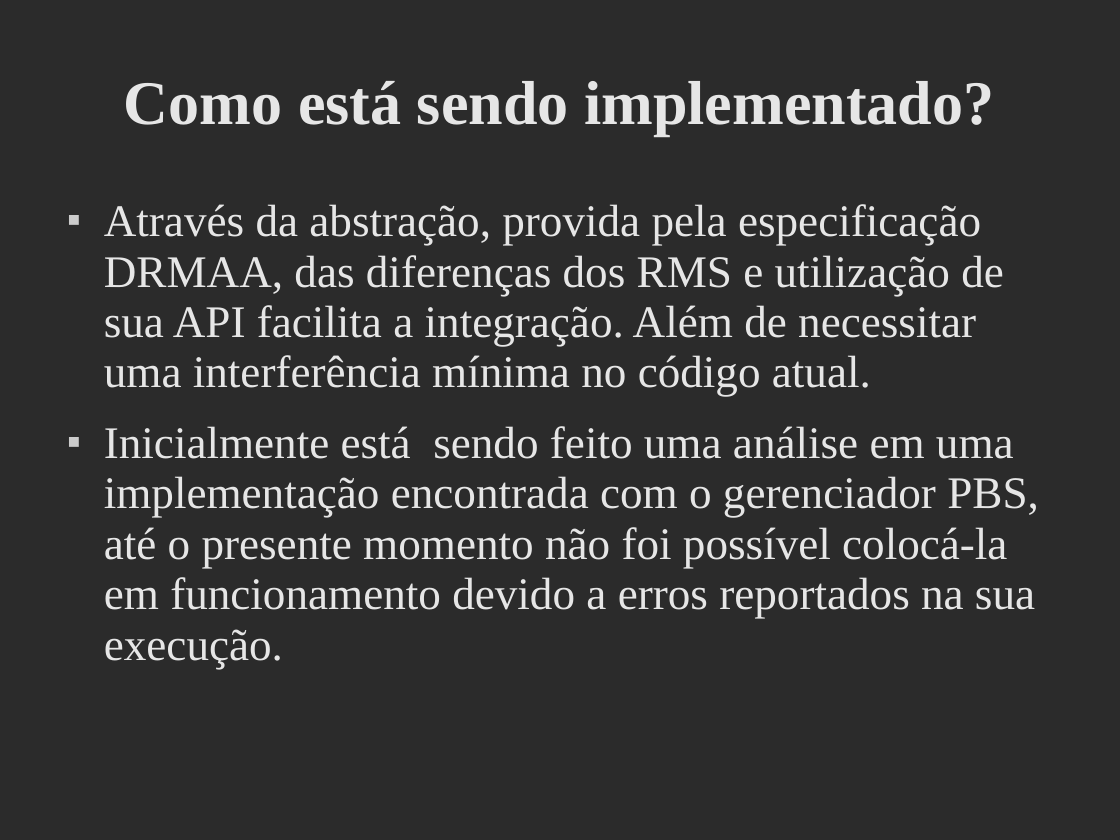
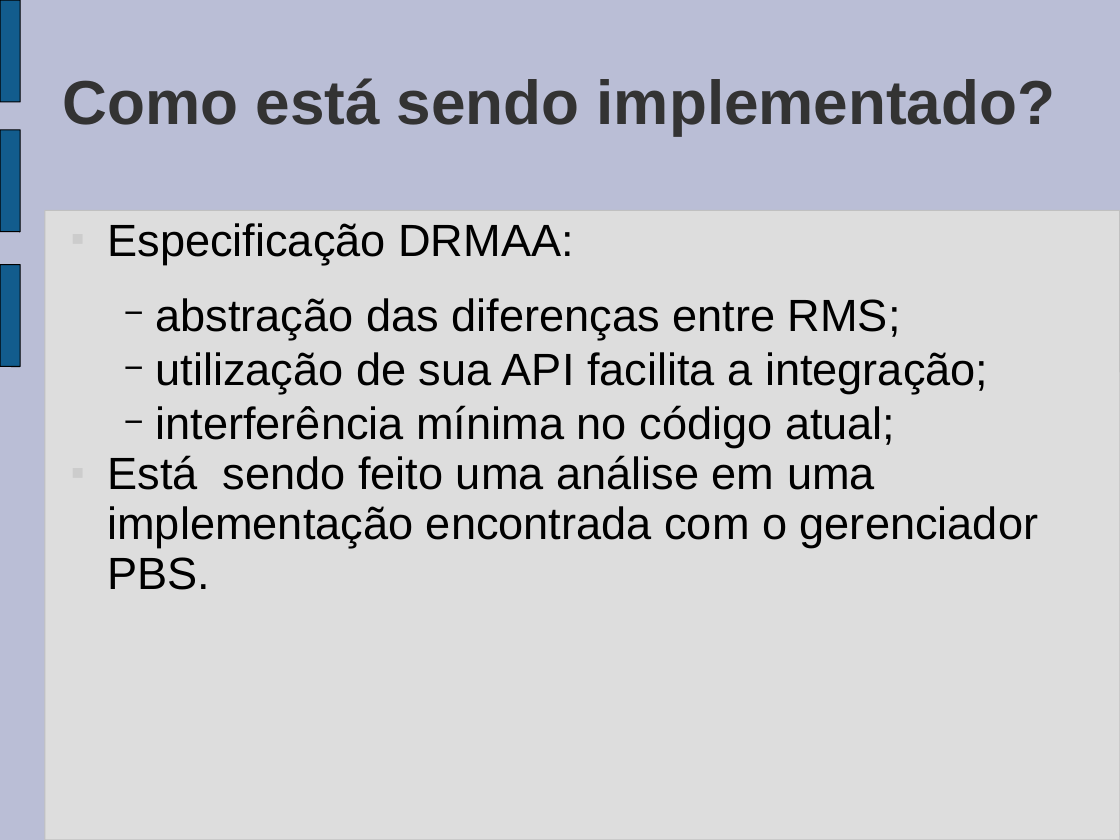
Before and after one commit to tonismar/tcc-tonismar, a slide deck: slide 8 of TCC/Monografia/SeminarioAndamento.ppt (slide 6 before the commit). Drawn at 1120x840 pixels with LibreOffice and Linux fonts; fonts in the diff are those of the drawing; background and template pictures are left out; a plain dark background stands for a picture behind light text. Boxes give left, top, right and bottom in pixels: in the first picture for what was removed or moved away, otherwise in the second. Text is boxed around its words. In the diff, an @@ line names an element or a change of style, - is before the commit and + after.

```diff
--- a/TCC/Monografia/SeminarioAndamento.ppt
+++ b/TCC/Monografia/SeminarioAndamento.ppt
@@ background picture (left out) to #BABED6 @@
@@ freeform shape added at [0,0,20,102], fill #125C8D, outline #000000 0.74 pt @@
@@ title "Como está sendo implementado?" at [63,78,1055,135]: font Times New Roman to Arial, text colour #E6E6E6 to #333333 @@
@@ freeform shape added at [0,130,20,232], fill #125C8D, outline #000000 0.74 pt @@
@@ rounded rectangle added at [45,210,1120,840], fill #DDDDDD, outline #C0C0C0 0.74 pt @@
@@ text at [107,223,1038,590]: text changed; font Times New Roman to Arial; text colour #E6E6E6 to #000000 @@
-■ Através da abstração, provida pela especificação DRMAA, das diferenças dos RMS e utilização de sua API facilita a integração. Além de necessitar uma interferência mínima no código atual.
-■ Inicialmente está sendo feito uma análise em uma implementação encontrada com o gerenciador PBS, até o presente momento não foi possível colocá-la em funcionamento devido a erros reportados na sua execução.
+■ Especificação DRMAA:
+  − abstração das diferenças entre RMS;
+  − utilização de sua API facilita a integração;
+  − interferência mínima no código atual;
+■ Está sendo feito uma análise em uma implementação encontrada com o gerenciador PBS.
@@ freeform shape added at [0,264,20,366], fill #125C8D, outline #000000 0.74 pt @@
```
Also in this commit, not shown: 8 other slides changed, 2 slides added.
